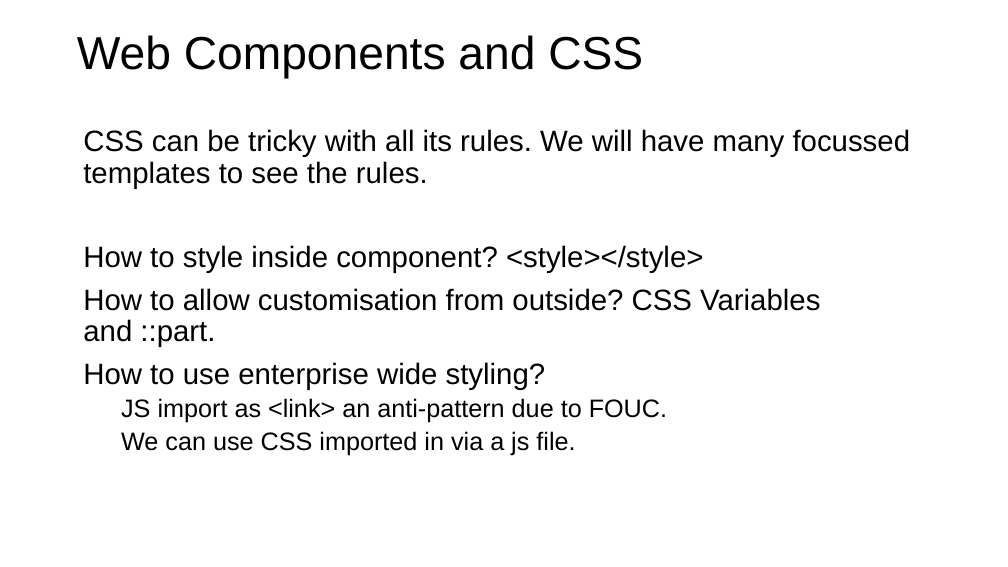
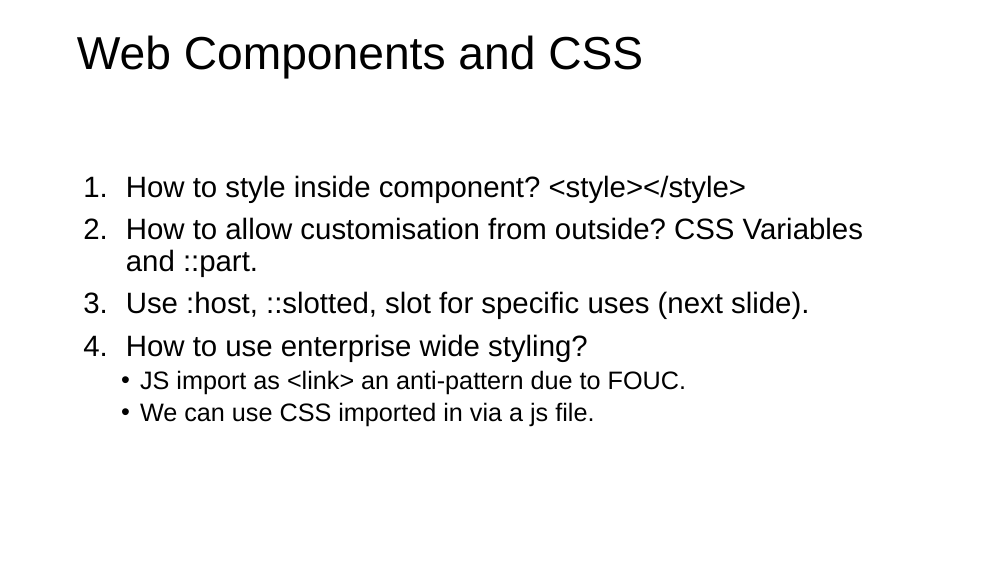
Before and after one commit to Python-Test-Engineer/web-components-v1, a slide deck: slide 2 of SLIDES/04-css.pptx (slide 1 before the commit). Drawn at 1008x567 pixels with LibreOffice and Linux fonts; fonts in the diff are those of the drawing. Boxes give left, top, right and bottom in pixels: in the first picture for what was removed or moved away, otherwise in the second. Text is boxed around its words. In the diff, an @@ line names an element or a change of style, - is before the commit and + after.

```diff
--- a/SLIDES/04-css.pptx
+++ b/SLIDES/04-css.pptx
@@ text at [83, 129, 911, 189]: paragraph removed @@
-CSS can be tricky with all its rules. We will have many focussed templates to see the rules.
@@ text at [126, 175, 863, 427]: bullet none to 1.; bullet none to • @@
@@ text at [126, 291, 809, 319]: paragraph added @@
+3. Use :host, ::slotted, slot for specific uses (next slide).
```
Also in this commit, not shown: 1 other slide changed, 1 slide added, 34 other files.
